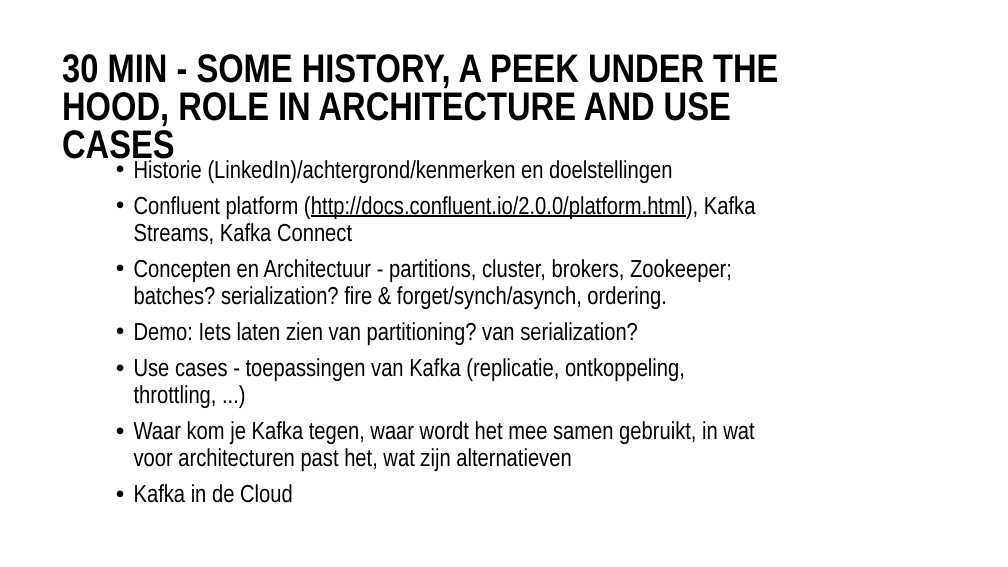
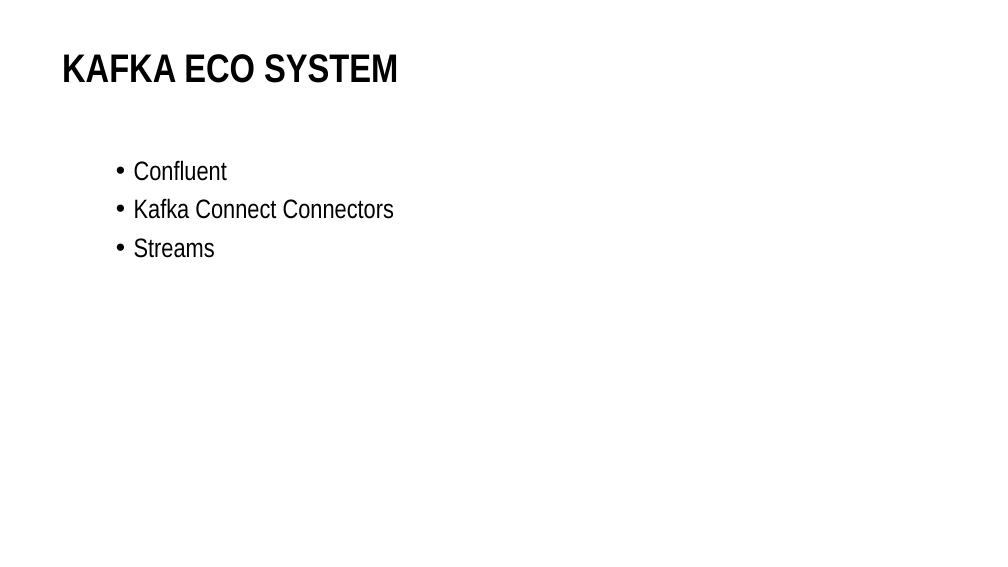
Before and after one commit to MaartenSmeets/kafka-workshop, a slide deck: slide 23 of Kafka_SIG_09feb2017.pptx (slide 18 before the commit). Drawn at 1008x567 pixels with LibreOffice and Linux fonts; fonts in the diff are those of the drawing; background and template pictures are left out. Boxes give left, top, right and bottom in pixels: in the first picture for what was removed or moved away, otherwise in the second. Text is boxed around its words. In the diff, an @@ line names an element or a change of style, - is before the commit and + after.

Commit message:
Adding slides on under the hood details (consuming, producing, partitioning, cluster).
TODO:
ecosystem - connect, streams, confluent
some architecture

```diff
--- a/Kafka_SIG_09feb2017.pptx
+++ b/Kafka_SIG_09feb2017.pptx
@@ title at (62,54,398,83): text changed @@
-30 MIN - SOME HISTORY, A PEEK UNDER THE HOOD, ROLE IN ARCHITECTURE AND USE CASES
+KAFKA ECO SYSTEM
@@ text at (134,160,394,258): text changed; size 33.3 to 36 pt @@
-• Historie (LinkedIn)/achtergrond/kenmerken en doelstellingen
-• Confluent platform (http://docs.confluent.io/2.0.0/platform.html), Kafka Streams, Kafka Connect
-• Concepten en Architectuur - partitions, cluster, brokers, Zookeeper; batches? serialization? fire & forget/synch/asynch, ordering.
-• Demo: Iets laten zien van partitioning? van serialization?
-• Use cases - toepassingen van Kafka (replicatie, ontkoppeling, throttling, ...)
-• Waar kom je Kafka tegen, waar wordt het mee samen gebruikt, in wat voor architecturen past het, wat zijn alternatieven
-• Kafka in de Cloud
+• Confluent
+• Kafka Connect Connectors
+• Streams
```
Also in this commit, not shown: 4 other slides changed, 5 slides added, 2 slides removed.
